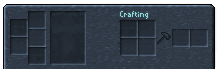
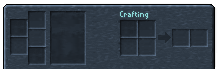
Before/after of a 218px x 72px layered artwork. What changed in the layer stack:
painted on "Layer #1" over [157, 32, 171, 44]
painted on "Pasted Layer" over [86, 44, 136, 69]
